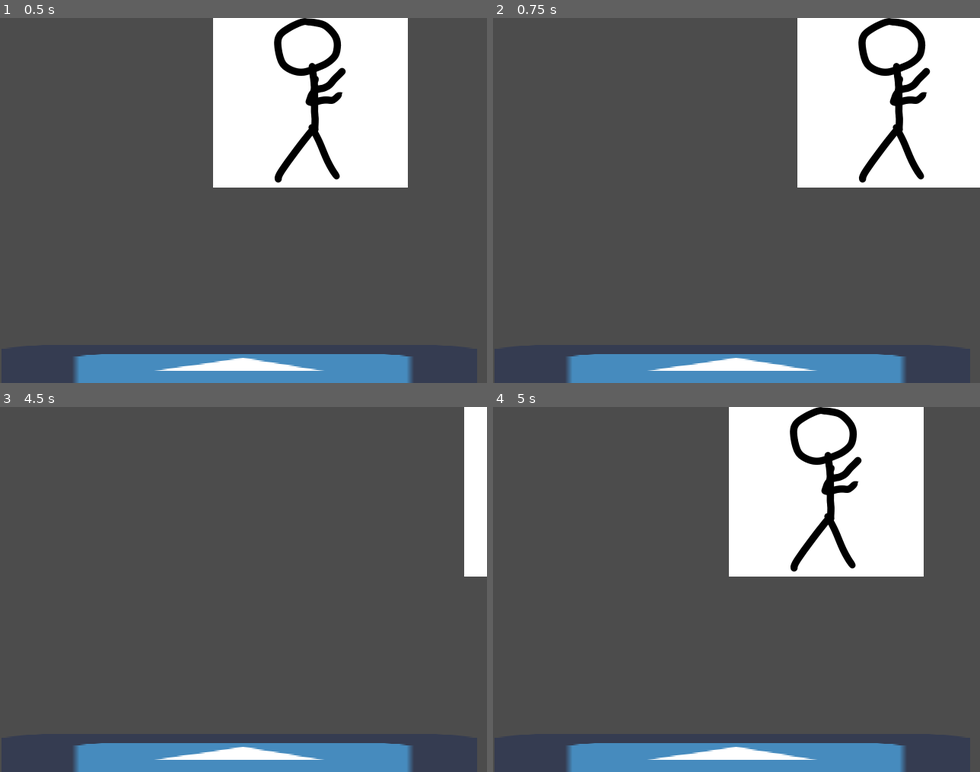
Above: before the commit, frames 1-4 (two rows, left to right).
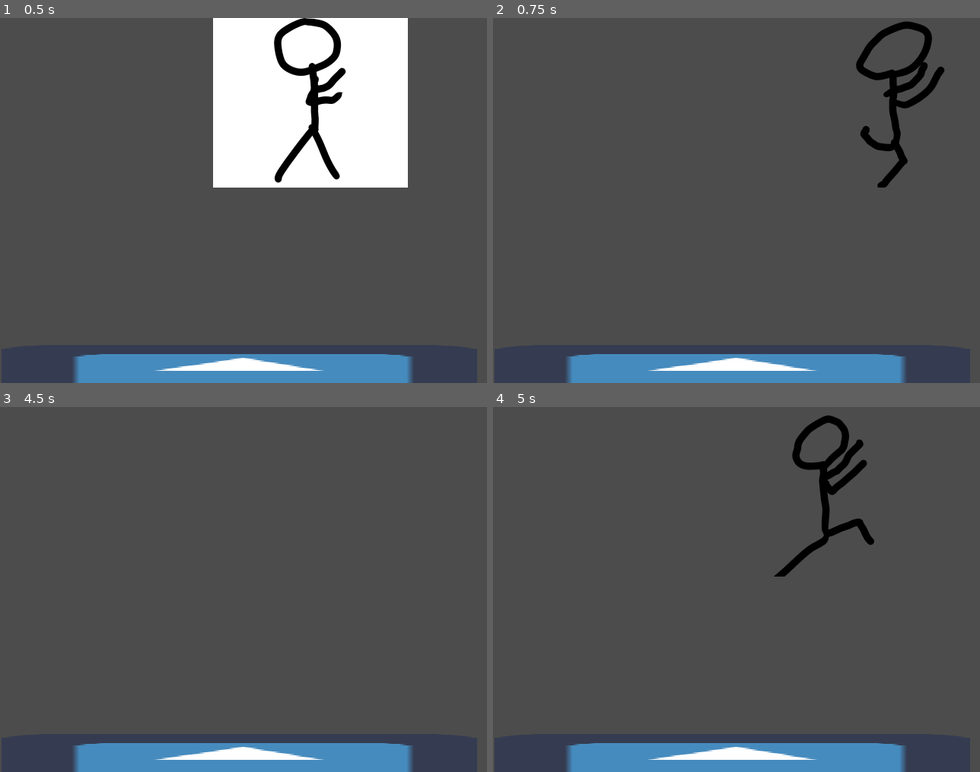
Above: after the commit, the same moments.

Repository: Utfigyii/fighting
Game: Godot game, scene res://assets/scenes/testArena.tscn
The game is run twice, just before and just after one commit, with the same random seed, the same clock (stepped at 60 frames per second) and the same inputs. The engine's default icon, where the game draws it, is replaced by a stand-in: a white triangle on a blue panel in a dark square.
Inputs:
- Up to frame 1 (0.5 s): no input
- Up to frame 2 (0.75 s): tap Enter at 0.5 s; hold Right (ui_right) from 0.53 s (still down)
- Up to frame 3 (4.5 s): release Right (ui_right) at 1.28 s; hold Down (ui_down) 1.28-2.03 s; tap Space at 2, 3.5 s; hold Right (ui_right) 2.03-2.78 s; tap Enter at 2.75, 4.25 s; hold Up (ui_up) 2.78-3.53 s; hold Left (ui_left) from 3.53 s (still down)
- Up to frame 4 (5 s): keep holding Left (ui_left)

Frame 1 is identical in both runs. In frame 2, 17% of the frame differs, in the area x 62-100%, y 0-47%; in frame 3, 2.2%; in frame 4, 18%, in the area x 48-89%, y 0-47%.

Commit message:
a

Diff:
--- a/assets/characters/FIGHTER_stickman.tscn
+++ b/assets/characters/FIGHTER_stickman.tscn
@@ -118,16 +118,6 @@
 "values": [ "walk" ]
 }
 
-[sub_resource type="AnimationNodeAnimation" id=10]
-animation = "walk"
-
-[sub_resource type="AnimationNodeTransition" id=4]
-input_count = 2
-input_0/name = "no"
-input_0/auto_advance = false
-input_1/name = "yes"
-input_1/auto_advance = false
-
 [sub_resource type="AnimationNodeTransition" id=5]
 input_count = 2
 input_0/name = "no"
@@ -138,18 +128,28 @@
 [sub_resource type="AnimationNodeAnimation" id=6]
 animation = "idle"
 
+[sub_resource type="AnimationNodeTransition" id=11]
+input_count = 2
+input_0/name = "no"
+input_0/auto_advance = false
+input_1/name = "yes"
+input_1/auto_advance = false
+
+[sub_resource type="AnimationNodeAnimation" id=10]
+animation = "walk"
+
 [sub_resource type="AnimationNodeBlendTree" id=7]
-graph_offset = Vector2( -874.722, 182.362 )
-nodes/Animation/node = SubResource( 10 )
-nodes/Animation/position = Vector2( -340, 120 )
-nodes/IsIdle/node = SubResource( 4 )
-nodes/IsIdle/position = Vector2( -80, 186.667 )
+graph_offset = Vector2( -689.722, 51 )
 nodes/IsOnGround/node = SubResource( 5 )
 nodes/IsOnGround/position = Vector2( 186.667, 133.333 )
 nodes/idleAnim/node = SubResource( 6 )
-nodes/idleAnim/position = Vector2( -460, 260 )
+nodes/idleAnim/position = Vector2( -280, 120 )
+nodes/isWalking/node = SubResource( 11 )
+nodes/isWalking/position = Vector2( -92.7219, 131 )
 nodes/output/position = Vector2( 373.333, 80 )
-node_connections = [ "output", 0, "IsOnGround", "IsIdle", 0, "Animation", "IsIdle", 1, "idleAnim", "IsOnGround", 1, "IsIdle" ]
+nodes/walkAnim/node = SubResource( 10 )
+nodes/walkAnim/position = Vector2( -280, 240 )
+node_connections = [ "output", 0, "IsOnGround", "IsOnGround", 1, "isWalking", "isWalking", 0, "idleAnim", "isWalking", 1, "walkAnim" ]
 
 [node name="FIGHTER_stickman" type="Node2D"]
 scale = Vector2( 0.5, 0.5 )
@@ -175,5 +175,5 @@
 tree_root = SubResource( 7 )
 anim_player = NodePath("../AnimationPlayer")
 active = true
-parameters/IsIdle/current = 1
 parameters/IsOnGround/current = 1
+parameters/isWalking/current = 0
--- a/assets/scripts/FIGHTER_stickman.gd
+++ b/assets/scripts/FIGHTER_stickman.gd
@@ -2,11 +2,11 @@
 
 const GRAVITY = 9.2
 
-onready var N_AnimationTree = get_node("KinematicBody2D/AnimationTree")
 
 var y_velo = 0
 var facing_right = false
 var speed = 300
+var jumpForce = 20
 var velocity = Vector2()
 
 var isOnGround  = true
@@ -15,6 +15,7 @@
 var isStunned = false
 
 func _physics_process(delta):
+	handleInputs()
 	print(getInputDirection())
 	if getInputDirection().x != 0:
 		isMoving = true
@@ -37,4 +38,11 @@
 
 func doAnimation():
 	if isMoving && isOnGround:
-		pass
+		$AnimationTree.set("parameters/isWalking/current", 1)
+	else:
+		$AnimationTree.set("parameters/isWalking/current", 0)
+
+func handleInputs():
+	if Input.is_action_just_pressed("ui_up"):
+		if isOnGround:
+			y_velo = jumpForce
